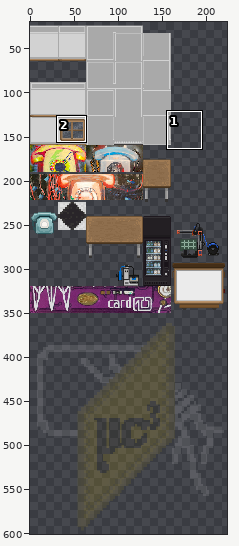
A sprite sheet gets an edit: tiles_png/avanti/main.png. The picture above shows the old version from afar; the outline marks the close-up.
Close-up. Old version:
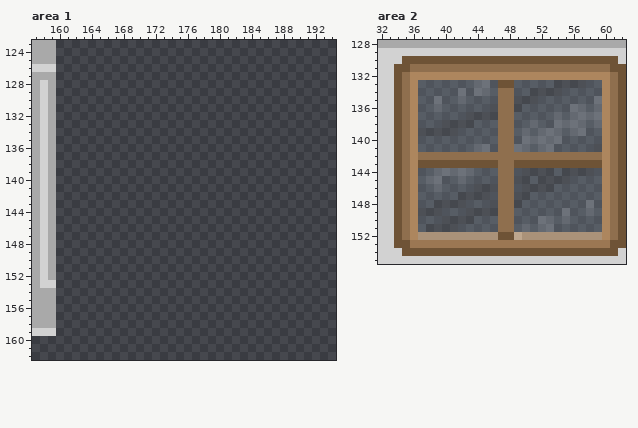
The file is 224x640 pixels. Shown: area 1: x 157..194, y 123..162; area 2: x 32..62, y 128..155. The wide view leaves out empty margins.
Once edited:
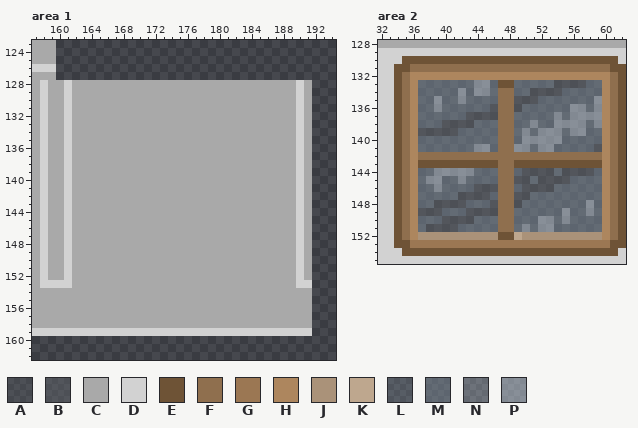
Palette (. is transparent): A #5f636a4c  B #5f636a81  C #a9a9a9  D #d2d2d2  E #6e5336  F #8f6f4e  G #9b7753  H #ad865e  J #aa9279  K #bea78e  L #7f8d9a4c  M #7f8d9a81  N #c8d4e04c  P #c8d4e081
The author wrote: added collision to walls
Changes in this commit:
--- area 1
@@ x 157..194 @@
 127 CCC...................................
-128 CDC...................................
-129 CDC...................................
-130 CDC...................................
-131 CDC...................................
-132 CDC...................................
-133 CDC...................................
-134 CDC...................................
-135 CDC...................................
-136 CDC...................................
-137 CDC...................................
-138 CDC...................................
-139 CDC...................................
-140 CDC...................................
-141 CDC...................................
-142 CDC...................................
-143 CDC...................................
-144 CDC...................................
-145 CDC...................................
-146 CDC...................................
-147 CDC...................................
-148 CDC...................................
-149 CDC...................................
-150 CDC...................................
-151 CDC...................................
-152 CDC...................................
-153 CDD...................................
-154 CCC...................................
-155 CCC...................................
-156 CCC...................................
-157 CCC...................................
-158 CCC...................................
-159 DDD...................................
+128 CDCCDCCCCCCCCCCCCCCCCCCCCCCCCCCCCDC...
+129 CDCCDCCCCCCCCCCCCCCCCCCCCCCCCCCCCDC...
+130 CDCCDCCCCCCCCCCCCCCCCCCCCCCCCCCCCDC...
+131 CDCCDCCCCCCCCCCCCCCCCCCCCCCCCCCCCDC...
+132 CDCCDCCCCCCCCCCCCCCCCCCCCCCCCCCCCDC...
+133 CDCCDCCCCCCCCCCCCCCCCCCCCCCCCCCCCDC...
+134 CDCCDCCCCCCCCCCCCCCCCCCCCCCCCCCCCDC...
+135 CDCCDCCCCCCCCCCCCCCCCCCCCCCCCCCCCDC...
+136 CDCCDCCCCCCCCCCCCCCCCCCCCCCCCCCCCDC...
+137 CDCCDCCCCCCCCCCCCCCCCCCCCCCCCCCCCDC...
+138 CDCCDCCCCCCCCCCCCCCCCCCCCCCCCCCCCDC...
+139 CDCCDCCCCCCCCCCCCCCCCCCCCCCCCCCCCDC...
+140 CDCCDCCCCCCCCCCCCCCCCCCCCCCCCCCCCDC...
+141 CDCCDCCCCCCCCCCCCCCCCCCCCCCCCCCCCDC...
+142 CDCCDCCCCCCCCCCCCCCCCCCCCCCCCCCCCDC...
+143 CDCCDCCCCCCCCCCCCCCCCCCCCCCCCCCCCDC...
+144 CDCCDCCCCCCCCCCCCCCCCCCCCCCCCCCCCDC...
+145 CDCCDCCCCCCCCCCCCCCCCCCCCCCCCCCCCDC...
+146 CDCCDCCCCCCCCCCCCCCCCCCCCCCCCCCCCDC...
+147 CDCCDCCCCCCCCCCCCCCCCCCCCCCCCCCCCDC...
+148 CDCCDCCCCCCCCCCCCCCCCCCCCCCCCCCCCDC...
+149 CDCCDCCCCCCCCCCCCCCCCCCCCCCCCCCCCDC...
+150 CDCCDCCCCCCCCCCCCCCCCCCCCCCCCCCCCDC...
+151 CDCCDCCCCCCCCCCCCCCCCCCCCCCCCCCCCDC...
+152 CDCCDCCCCCCCCCCCCCCCCCCCCCCCCCCCCDC...
+153 CDDDDCCCCCCCCCCCCCCCCCCCCCCCCCCCCDD...
+154 CCCCCCCCCCCCCCCCCCCCCCCCCCCCCCCCCCC...
+155 CCCCCCCCCCCCCCCCCCCCCCCCCCCCCCCCCCC...
+156 CCCCCCCCCCCCCCCCCCCCCCCCCCCCCCCCCCC...
+157 CCCCCCCCCCCCCCCCCCCCCCCCCCCCCCCCCCC...
+158 CCCCCCCCCCCCCCCCCCCCCCCCCCCCCCCCCCC...
+159 DDDDDDDDDDDDDDDDDDDDDDDDDDDDDDDDDDD...
 160 ......................................
--- area 2
@@ x 32..62 @@
 132 DDEFHHHHHHHHHHHHHHHHHHHHHHHHHFE
-133 DDEFHLLLLLLLNNLEELLLLLAAAALLHFE
-134 DDEFHLLLLLNLNNLFFLLAAAALLLLLHFE
-135 DDEFHLLNLLNLLLLFFAAALLLLLLLNHFE
-136 DDEFHLLNLLLLLLAFFALLLLLLNNLNHFE
-137 DDEFHLLLLLLAAAAFFLLLLLNLNNNNHFE
-138 DDEFHLLLAAAALLLFFLLNLLNNNNLNHFE
-139 DDEFHAAAAALLLLLFFLNLNNNLNNLLHFE
-140 DDEFHLLLLLLLLLLFFLNNNNNLLLLLHFE
-141 DDEFHLLLLLLLNNLFFNNLNNLLLLLAHFE
+133 DDEFHMMMMMMMPPMEEMMMMMBBBBMMHFE
+134 DDEFHMMMMMPMPPMFFMMBBBBMMMMMHFE
+135 DDEFHMMPMMPMMMMFFBBBMMMMMMMPHFE
+136 DDEFHMMPMMMMMMBFFBMMMMMMPPMPHFE
+137 DDEFHMMMMMMBBBBFFMMMMMPMPPPPHFE
+138 DDEFHMMMBBBBMMMFFMMPMMPPPPMPHFE
+139 DDEFHBBBBBMMMMMFFMPMPPPMPPMMHFE
+140 DDEFHMMMMMMMMMMFFMPPPPPMMMMMHFE
+141 DDEFHMMMMMMMPPMFFPPMPPMMMMMBHFE
 142 DDEFHFFFFFFFFFFFFFFFFFFFFFFFHFE
 143 DDEFHEEEEEEEEEEFFEEEEEEEEEEEHFE
-144 DDEFHLLNNNNNLLLFFLAAAALAAAALHFE
-145 DDEFHLNNLLNLLLLFFAALAAAALLLLHFE
-146 DDEFHLLNLLLLAAAFFLAAAALLLLLLHFE
-147 DDEFHLLLLLAAAALFFAALLLLLLLLLHFE
-148 DDEFHLLAAAALLLAFFALLLLLLLLNLHFE
-149 DDEFHAAALLLAAAAFFLLLLLLNLLNLHFE
-150 DDEFHLLLAAAALLLFFLLLNNLNLLLLHFE
-151 DDEFHLAAAALLLLLFFLNLNNLLLLLLHFE
+144 DDEFHMMPPPPPMMMFFMBBBBMBBBBMHFE
+145 DDEFHMPPMMPMMMMFFBBMBBBBMMMMHFE
+146 DDEFHMMPMMMMBBBFFMBBBBMMMMMMHFE
+147 DDEFHMMMMMBBBBMFFBBMMMMMMMMMHFE
+148 DDEFHMMBBBBMMMBFFBMMMMMMMMPMHFE
+149 DDEFHBBBMMMBBBBFFMMMMMMPMMPMHFE
+150 DDEFHMMMBBBBMMMFFMMMPPMPMMMMHFE
+151 DDEFHMBBBBMMMMMFFMPMPPMMMMMMHFE
 152 DDEFHJJJJJJJJJJEEKJJJJJJJJJJHFE
